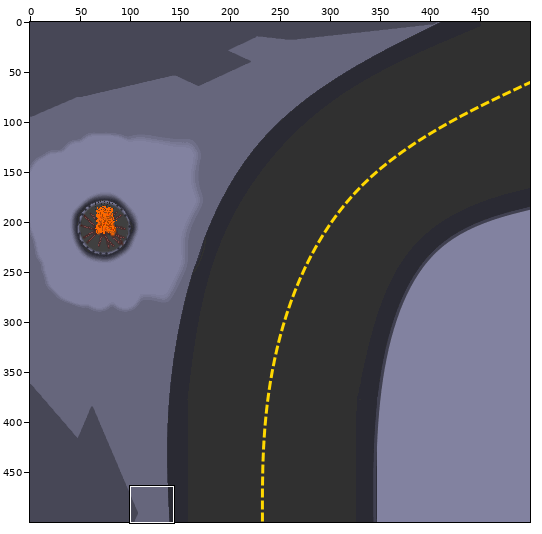
Two states of a sprite sheet, Images/Grass.png. Above, an overview of the earlier version with the close-up marked.
Close-up. As it was:
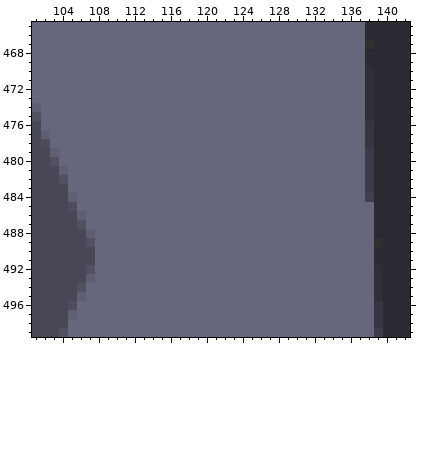
The file is 500x500 pixels. Colours within 5 levels of each other are drawn and written as one. Shown: x 101..142, y 465..499. The commit also changed other parts of the picture, which this record leaves out.
And afterwards:
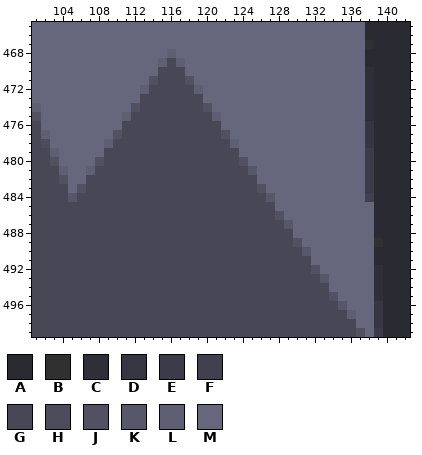
Palette (. is transparent): A #2a2a33  B #303030  C #2f2f3a  D #363643  E #3b3b49  F #404050  G #474756  H #4c4c5c  J #515162  K #57576b  L #5f5f74  M #66667c
Difference:
Colour G replaces colour H in row 485 at x 105; in row 496 at x 105.
Colour G replaces colour J in row 487 at x 106; in row 489 at x 107; in row 492 at x 107; in row 494 at x 106; in row 499 at x 104.
Colour G replaces colour L in row 486 at x 106; in row 488 at x 107; in row 493 at x 107; in row 495 at x 106; in row 497 at x 105.
Colour G replaces colour M in row 469 at x 116; in rows 470 to 471 at x 115 to 117; in row 472 at x 114 to 118; in rows 473 to 474 at x 113 to 119; in row 475 at x 112 to 120; in rows 476 to 477 at x 111 to 121.
Colour G replaces colour M in row 478 at x 110 to 122; in rows 479 to 480 at x 109 to 123; in row 481 at x 108 to 124; in rows 482 to 483 at x 107 to 125; in row 484 at x 106 to 126; in row 485 at x 106 to 127.
Colour G replaces colour M in row 486 at x 107 to 127; in row 487 at x 107 to 128; in rows 488 to 489 at x 108 to 129; in row 490 at x 108 to 130; in rows 491 to 492 at x 108 to 131; in row 493 at x 108 to 132.
Colour G replaces colour M in rows 494 to 495 at x 107 to 133; in row 496 at x 106 to 134; in row 497 at x 106 to 135; in rows 498 to 499 at x 105 to 136.
Colour J replaces colour M in row 471 at x 114 and 118; in row 474 at x 112 and 120; in row 477 at x 110 and 122; in row 480 at x 108 and 124; in row 483 at x 106 and 126; in row 486 at x 128.
Colour J replaces colour M in row 489 at x 130; in row 492 at x 132; in row 495 at x 134; in row 499 at x 137.
Colour K replaces colour L in row 484 at x 105.
Colour K replaces colour M in row 481 at x 125; in row 484 at x 127; in row 487 at x 129; in row 490 at x 131; in row 493 at x 133; in row 496 at x 135.
Colour L replaces colour M in row 468 at x 116; in row 469 at x 115 and 117; in row 472 at x 113 and 119; in row 475 at x 111 and 121; in row 478 at x 109 and 123; in row 481 at x 107.
Colour L replaces colour M in row 497 at x 136.
